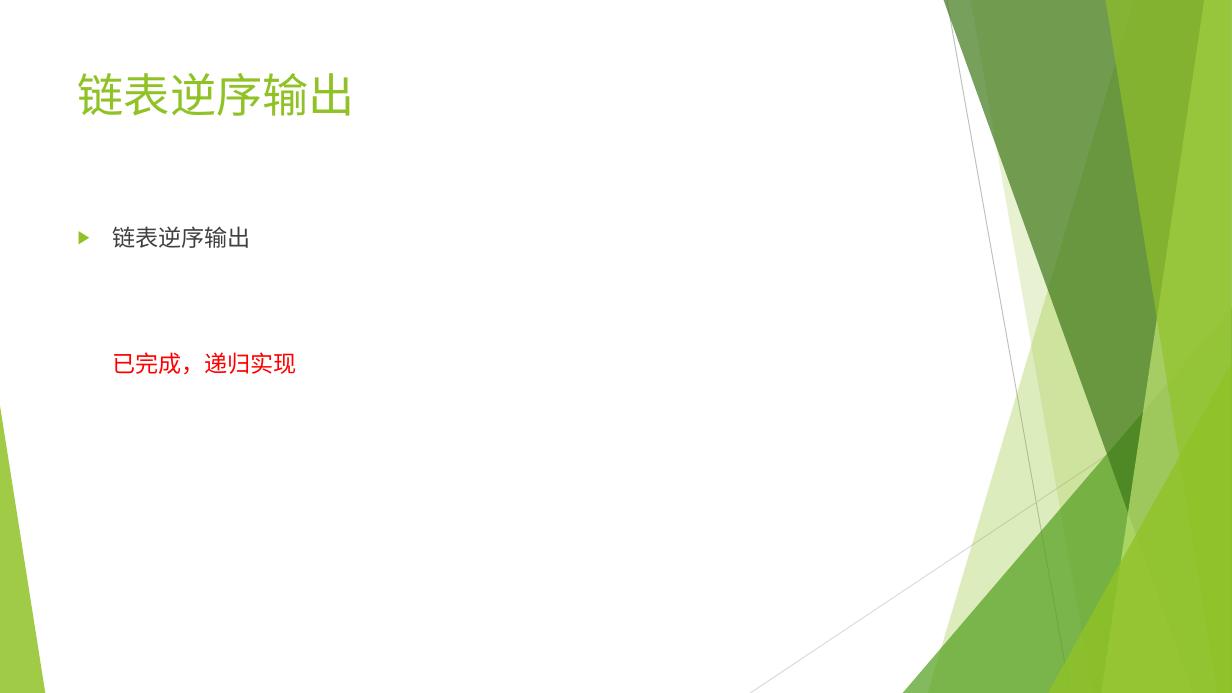
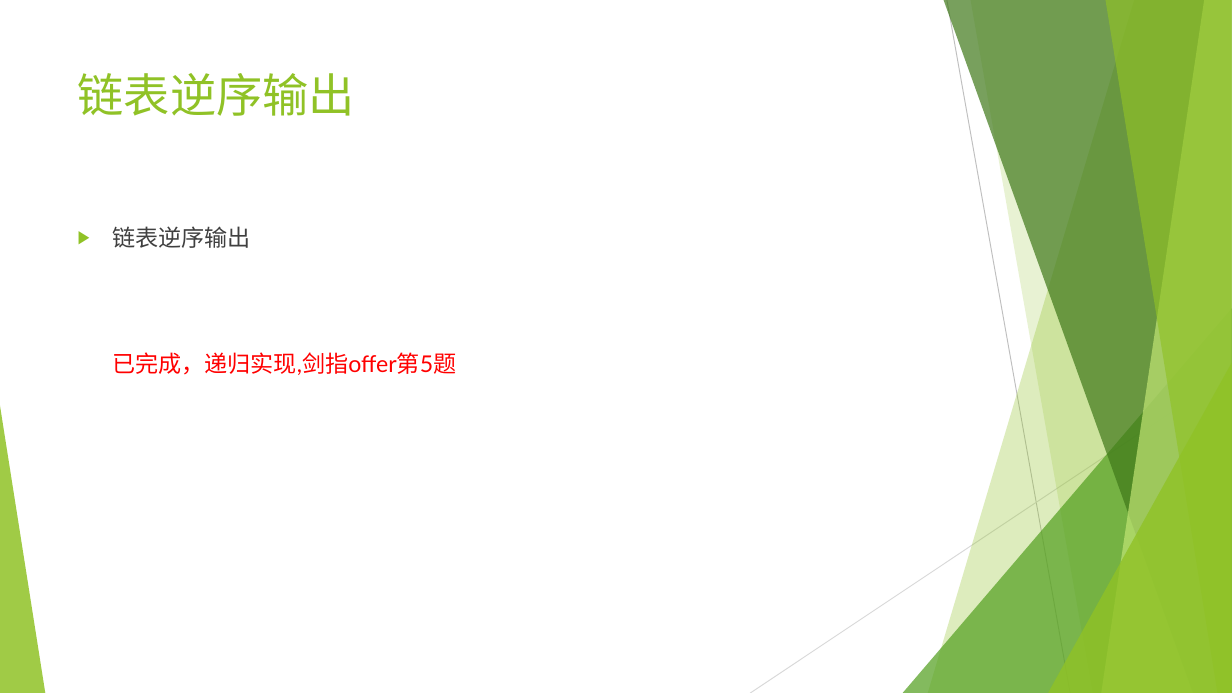
Before and after one commit to zhangting9756/SwordAndLeetcode, a slide deck: slide 9 of 面试题/新建 Microsoft PowerPoint 演示文稿.pptx. Drawn at 1232x693 pixels with LibreOffice and Linux fonts; fonts in the diff are those of the drawing. Boxes give left, top, right and bottom in pixels: in the first picture for what was removed or moved away, otherwise in the second. Text is boxed around its words. In the diff, an @@ line names an element or a change of style, - is before the commit and + after.

```diff
--- a/面试题/新建 Microsoft PowerPoint 演示文稿.pptx
+++ b/面试题/新建 Microsoft PowerPoint 演示文稿.pptx
@@ text at (112,352,456,375): text changed @@
-已完成，递归实现
+已完成，递归实现,剑指offer第5题
```
Also in this commit, not shown: 9 other files.
